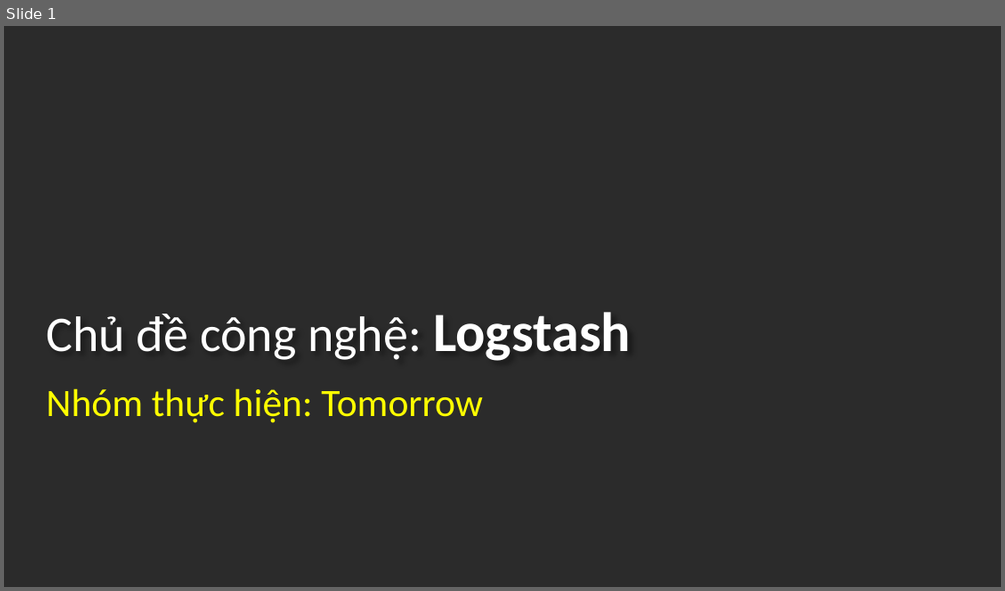
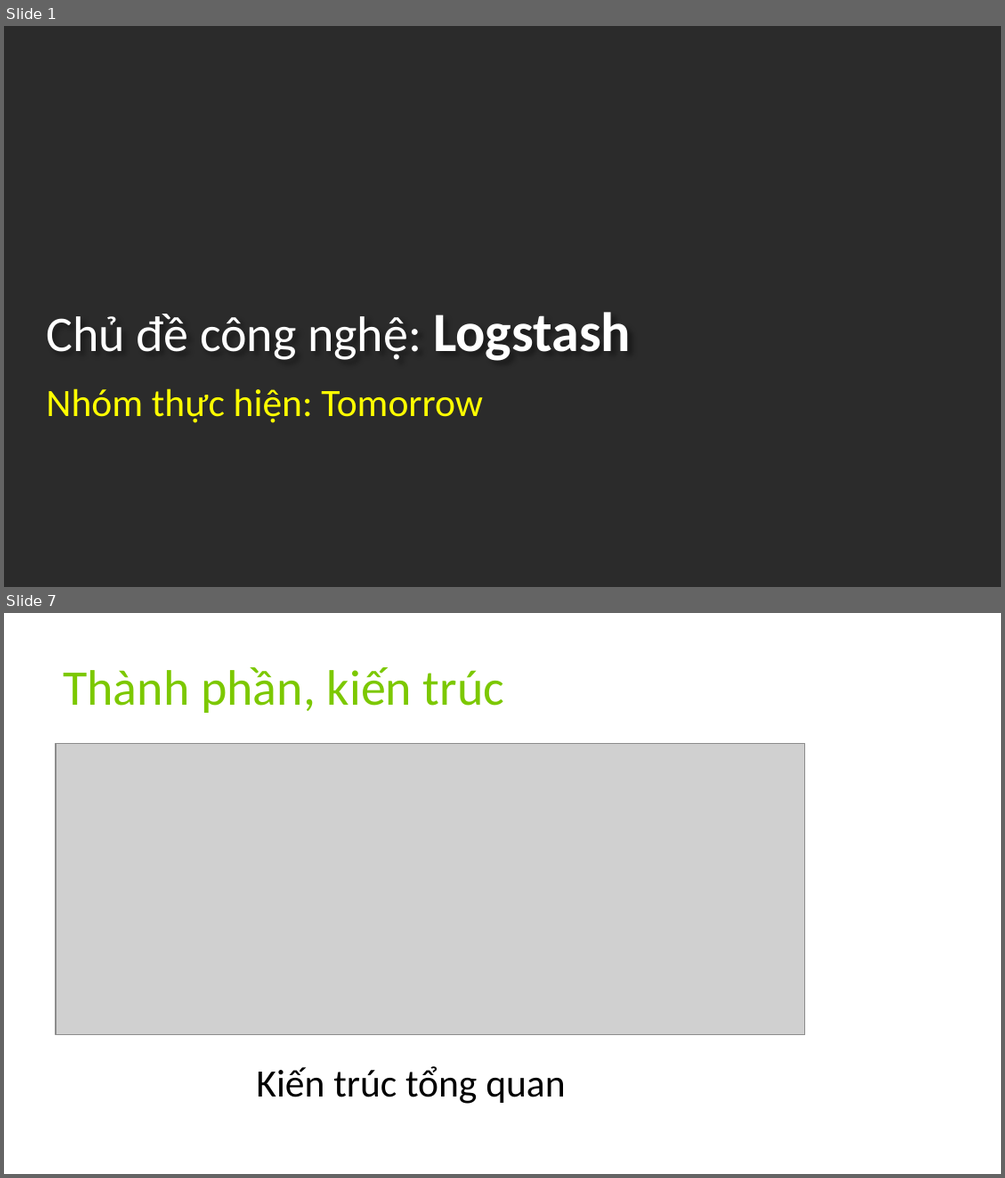
Before and after one commit to 1412574/Tomorrow_QuanLyXeKhach, a slide deck: LogStash/Slide_Logstash.pptx. Shown one above the other, each under a label of ours: slide 1 before the commit, slides 1 and 7 after it; the slides between them are not shown. The pictures are 1005x591 and 1005x1178 pixels, drawn with LibreOffice and Linux fonts; fonts in the diff are those of the drawing; grey boxes stand for pictures; background and template pictures are left out; a plain dark background stands for a picture behind light text. Boxes give left, top, right and bottom in pixels: in the first picture for what was removed or moved away, otherwise in the second. Text is boxed around its words. In the diff, an @@ line names an element or a change of style, - is before the commit and + after.

```diff
--- a/LogStash/Slide_Logstash.pptx
+++ b/LogStash/Slide_Logstash.pptx
@@ slide 7 added at [4, 613, 1001, 1174], background picture (left out) @@
@@ title added at [63, 667, 504, 713], 36 pt, text #7CC800 @@
+Thành phần, kiến trúc
@@ picture added at [56, 744, 805, 1035] @@
@@ text added at [256, 1066, 565, 1103], 28 pt, text #000000 @@
+Kiến trúc tổng quan
```
Also in this commit, not shown: 2 slides changed, 11 other slides added, 6 slides removed.
